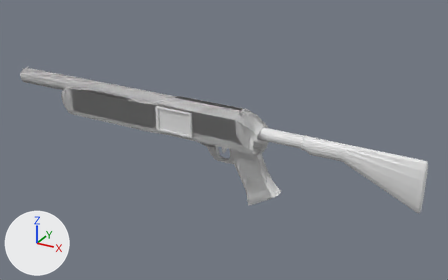
The Blender file gun.blend, before and after one commit.
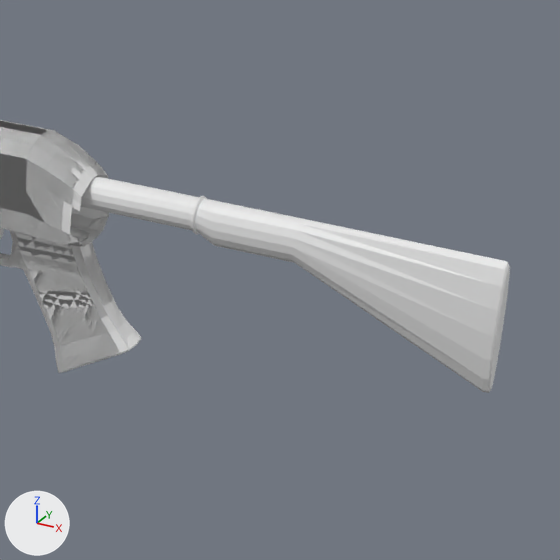
Each version appears first whole from a 50 mm lens placed at (0.69, -1.191, 0.559), pointed at (0.015, 0.037, -0.056), and next in a close-up on the part from 50% to 100% of the width and 20% to 100% of the height. Every picture has the same lights, and +X, +Y and +Z are marked at lower left.

The older version as bpy lines, for what is in view:
```python
me_cube_001 = bpy.data.meshes.new('Cube.001')
me_cube_001.from_pydata(...)  # 2493 vertices, 2534 faces, 12 loose edges; spans x -0.49..0.15, y -0.26..0.26, z -1.23..0.34
me_cube_006 = bpy.data.meshes.new('Cube.006')
me_cube_006.from_pydata(...)  # 16 vertices, 14 faces; spans x -0.0292..0.0226, y -0.0125..0.0125, z -0.0403..0.0005
me_cylinder = bpy.data.meshes.new('Cylinder')
me_cylinder.from_pydata(...)  # 201 vertices, 193 faces; spans x -0.032..0.408, y -0.017..0.017, z -0.107..0.017
ob_gun_001 = bpy.data.objects.new('gun.001', me_cube_001)
ob_gun_001.parent = ob_gun_base
ob_gun_001.location = (0.0, 0.0, 0.0)
ob_gun_001.scale = (1.21, 0.138, 0.155)
ob_stock = bpy.data.objects.new('stock', me_cylinder)
ob_stock.parent = ob_gun_base
ob_stock.location = (0.0975, 0.0, 0.0)
ob_stock_adjuster = bpy.data.objects.new('stock adjuster', me_cube_006)
ob_stock_adjuster.parent = ob_stock
ob_stock_adjuster.matrix_parent_inverse = Matrix(((1.0, 0.0, 0.0, -0.165), (0.0, 1.0, 0.0, 0.0), (0.0, 0.0, 1.0, 0.0), (0.0, 0.0, 0.0, 1.0)))
ob_stock_adjuster.location = (0.366, 0.0, -0.0252)
ob_stock_adjuster.rotation_euler = (0.0, -0.0725, 0.0)  # degrees (0, -4.2, 0)
ob_stock_adjuster.scale = (1.21, 1.0, 0.364)
ob_stock_adjuster.hide_set(True)
```
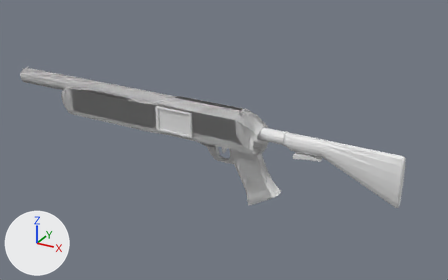
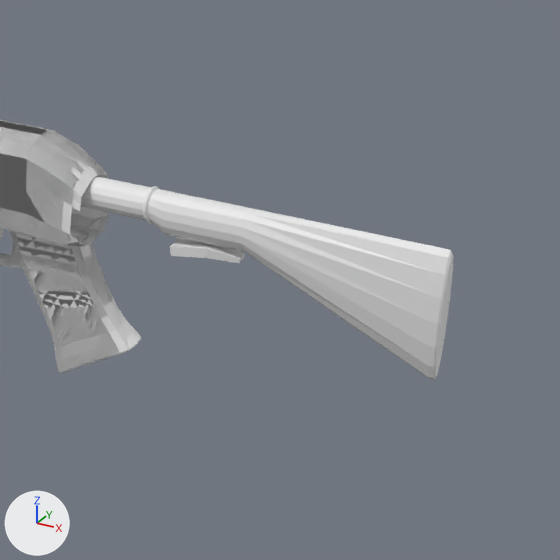
Location of each change, [x1, y1, x2, y2] in pixels of the close-ups (560 x 560 px):
'stock', moved: before [81, 176, 510, 393]; after [81, 176, 454, 380]
'stock adjuster', shown: after [170, 238, 245, 263]

Edits to the bpy script that builds the scene:
```text
Change ob_stock:
    ob_stock.location: (0.0975, 0.0, 0.0) -> (0.052, 0.0, 0.0)
Change ob_stock_adjuster:
    remove ob_stock_adjuster.hide_set(True)
```
